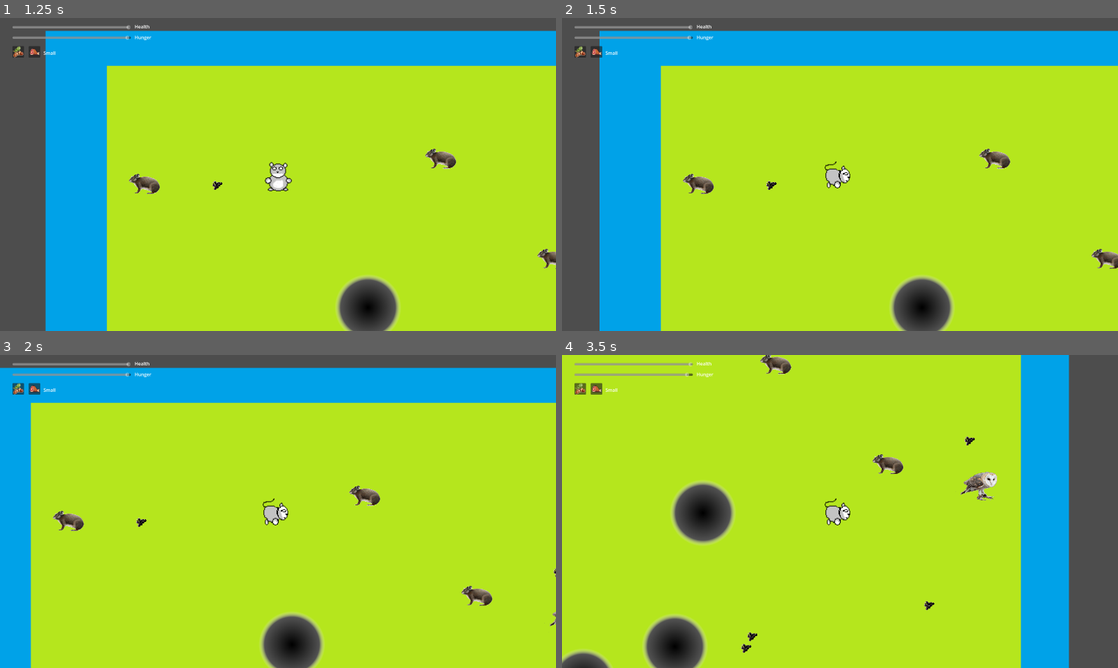
Above: before the commit, frames 1-4 (two rows, left to right).
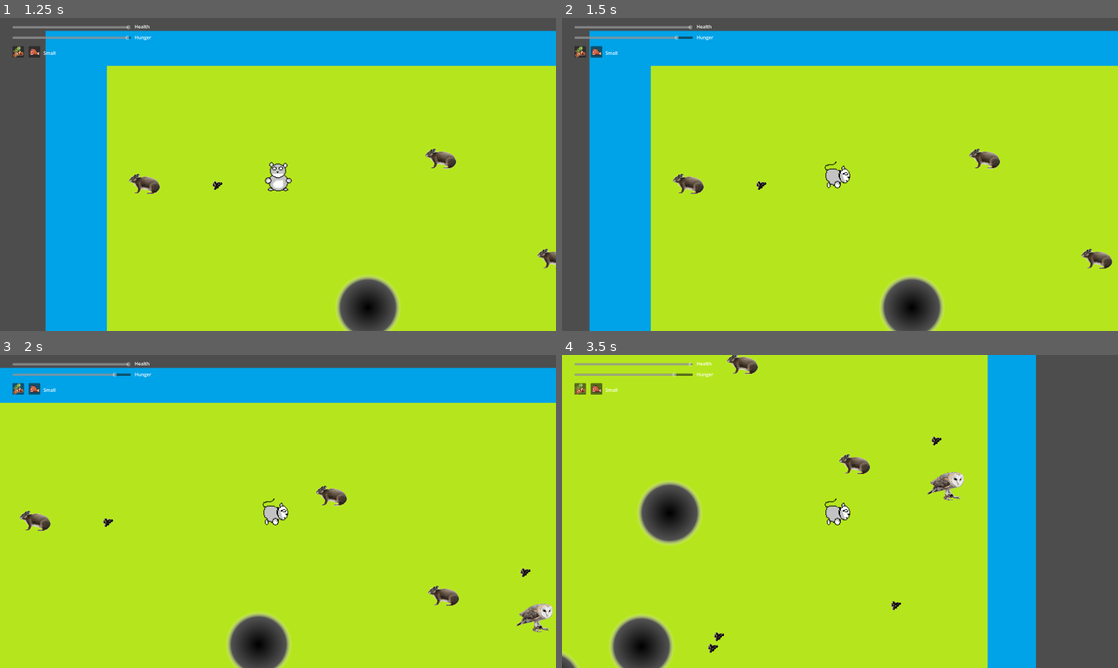
Above: after the commit, the same moments.

Repository: nialsiG/GMTK2024
Game: Godot game, scene res://scenes/start_menu.tscn
The game is run twice, just before and just after one commit, with the same random seed, the same clock (stepped at 60 frames per second) and the same inputs. The engine's default icon, where the game draws it, is replaced by a stand-in: a white triangle on a blue panel in a dark square.
Inputs:
- Up to frame 1 (1.25 s): click "Start game" at 0.5 s
- Up to frame 2 (1.5 s): tap Enter at 1.25 s; hold D (move_right) from 1.28 s (still down); tap Space (attack) at 1.35 s
- Up to frame 3 (2 s): keep holding D (move_right)
- Up to frame 4 (3.5 s): release D (move_right) at 2.03 s; hold S (move_down) 2.03-2.78 s; tap Space (attack) at 2.1, 2.85 s; hold D (move_right) from 2.78 s (still down)

Frame 1 is identical in both runs. In frame 2, 5.8% of the frame differs, in the area x 4-100%, y 4-100%; in frame 3, 9.1%; in frame 4, 20%, in the area x 0-92%, y 0-100%.

Commit message:
Feature: Implemented dash Dash has cooldown and food cost

Diff:
--- a/Gmtk 2024/scenes/player.tscn
+++ b/Gmtk 2024/scenes/player.tscn
@@ -70,3 +70,5 @@
 [node name="InvincibilityTimer" type="Timer" parent="."]
 wait_time = 0.5
 one_shot = true
+
+[node name="Node" type="Node" parent="."]
--- a/Gmtk 2024/scripts/animal.gd
+++ b/Gmtk 2024/scripts/animal.gd
@@ -22,7 +22,6 @@
 
 var currentState = enums.State.Still
 var diet : enums.Diet = enums.Diet.omni
-
 
 func _ready():
 	defaultScale = scale
@@ -59,7 +58,7 @@
 	current_speed = current_speed * speedCoeff
 
 func GetFoodValue() -> int:
-	return GetSizeValue(current_size) * 5
+	return GetSizeValue() * 5
 
 func RaiseHungerChange():
 	pass
@@ -167,8 +166,8 @@
 
 	return array
 
-func GetSizeValue(value : enums.Size) -> int:
-	match(value):
+func GetSizeValue() -> int:
+	match(current_size):
 		enums.Size.MICRO:
 			return 1
 		enums.Size.SMALL:
--- a/Gmtk 2024/scripts/enemy.gd
+++ b/Gmtk 2024/scripts/enemy.gd
@@ -28,8 +28,8 @@
 	if (hitAnimals.size() > 0):
 		for i in hitAnimals.size():
 			var animal = hitAnimals[i]
-			var sizeValue = GetSizeValue(current_size)
-			var animalSizeValue = GetSizeValue(animal.current_size)
+			var sizeValue = GetSizeValue()
+			var animalSizeValue = animal.GetSizeValue()
 			if (sizeValue < animalSizeValue && animal.diet != enums.Diet.vegetarian):
 				hit(animalSizeValue - sizeValue)
 			elif(sizeValue > animalSizeValue && diet != enums.Diet.vegetarian):
@@ -119,8 +119,8 @@
 		return
 
 	var detectedTarget = body as Animal
-	var sizeValue = GetSizeValue(current_size)
-	var targetSizeValue = GetSizeValue(detectedTarget.current_size)
+	var sizeValue = GetSizeValue()
+	var targetSizeValue = detectedTarget.GetSizeValue()
 
 	if (targetSizeValue > sizeValue && detectedTarget.diet != enums.Diet.vegetarian):
 		target = detectedTarget
--- a/Gmtk 2024/scripts/enums.gd
+++ b/Gmtk 2024/scripts/enums.gd
@@ -1,6 +1,7 @@
 extends Node
 
 enum FoodType {
+	Consumed,
 	Plant,
 	Meat
 }
--- a/Gmtk 2024/scripts/player.gd
+++ b/Gmtk 2024/scripts/player.gd
@@ -2,6 +2,16 @@
 
 var _invincibilityTimer : Timer
 var _isInvincible : bool
+
+var _isDashing : bool = false
+var _isDashInRecovery : bool = false
+var _dashDuration : float = 0
+var _dashMaxDuration : float = 0.2
+var _dashRecoveryTime : float = 5
+var _dashSizeBonus : int = 1
+var _dashSpeedBonus : float = 4
+var _dashFoodCost : int = 5
+var _dashAxis : Vector2
 
 func _ready():
 	sprite = get_node("Sprite2D")
@@ -25,32 +35,82 @@
 	if (hitAnimals.size() > 0):
 		for i in hitAnimals.size():
 			var animal = hitAnimals[i]
-			var sizeValue = GetSizeValue(current_size)
-			var animalSizeValue= GetSizeValue(animal.current_size)
+			var sizeValue = GetSizeValue()
+			var animalSizeValue= animal.GetSizeValue()
 			if (sizeValue < animalSizeValue && !_isInvincible):
 				hit(animalSizeValue - sizeValue)
 			elif (sizeValue > animalSizeValue && diet != enums.Diet.vegetarian):
 				animal.hit(sizeValue - animalSizeValue)
 
+	ManageDashCoolDown(delta)
+
 	get_input_axis()
+
+	if (axis != Vector2.ZERO && Input.is_action_just_pressed("attack") && !(_isDashing || _isDashInRecovery)):
+		_isDashing = true
+		_dashAxis = axis
+		eat(-_dashFoodCost * GetSizeValue(), enums.FoodType.Consumed)
+
 	UpdateState(axis)
 
-	#debug change size
-	if Input.is_action_just_pressed("size_up"):
-		increase_size()
-		RaiseUpdateSize()
-	if Input.is_action_just_pressed("size_down"):
-		decrease_size()
-		RaiseUpdateSize()
 	UpdateSprite()
 	move(delta)
+
+func ManageDashCoolDown(delta : float):
+	if(_isDashInRecovery):
+		_dashDuration += delta
+		if (_dashDuration > _dashRecoveryTime):
+			_isDashInRecovery = false
+			_dashDuration = 0
+
+	if (_isDashing):
+		_dashDuration += delta
+		if (_dashDuration > _dashMaxDuration):
+			_isDashing = false
+			_isDashInRecovery = true
+
+func GetDashSpeed() -> float:
+	if (!_isDashing):
+		return 1
+	else:
+		return _dashSpeedBonus
+
+func GetSizeValue() -> int:
+	var sizeValue = 0;
+	match(current_size):
+		enums.Size.MICRO:
+			sizeValue = 1
+		enums.Size.SMALL:
+			sizeValue = 2
+		enums.Size.MEDIUM:
+			sizeValue = 3
+		enums.Size.LARGE:
+			sizeValue = 4
+		enums.Size.MEGA:
+			sizeValue = 5
+		_:
+			return 0
+
+	if (_isDashing):
+		sizeValue += _dashSizeBonus
+
+	return sizeValue
 
 func _physics_process(delta):
 	move_and_slide()
 
 func get_input_axis():
-	axis.x = int(Input.is_action_pressed("move_right")) - int(Input.is_action_pressed("move_left"))
-	axis.y = int(Input.is_action_pressed("move_down")) - int(Input.is_action_pressed("move_up"))
+	if (_isDashing):
+		axis = _dashAxis
+	else :
+		axis.x = int(Input.is_action_pressed("move_right")) - int(Input.is_action_pressed("move_left"))
+		axis.y = int(Input.is_action_pressed("move_down")) - int(Input.is_action_pressed("move_up"))
+
+func apply_acceleration(amount):
+	velocity += amount * GetDashSpeed()
+	velocity = velocity.limit_length(current_speed * GetDashSpeed())
+	if (_isDashing):
+		print(velocity)
 
 func eat(amount: int, foodType : enums.FoodType):
 	Fed.emit(amount * GetFoodCoef(foodType))
@@ -63,7 +123,6 @@
 	else:
 		_isInvincible = true
 		_invincibilityTimer.start()
-
 
 func GetFoodCoef(foodType : enums.FoodType) -> float :
 	if (diet == enums.Diet.omni):
